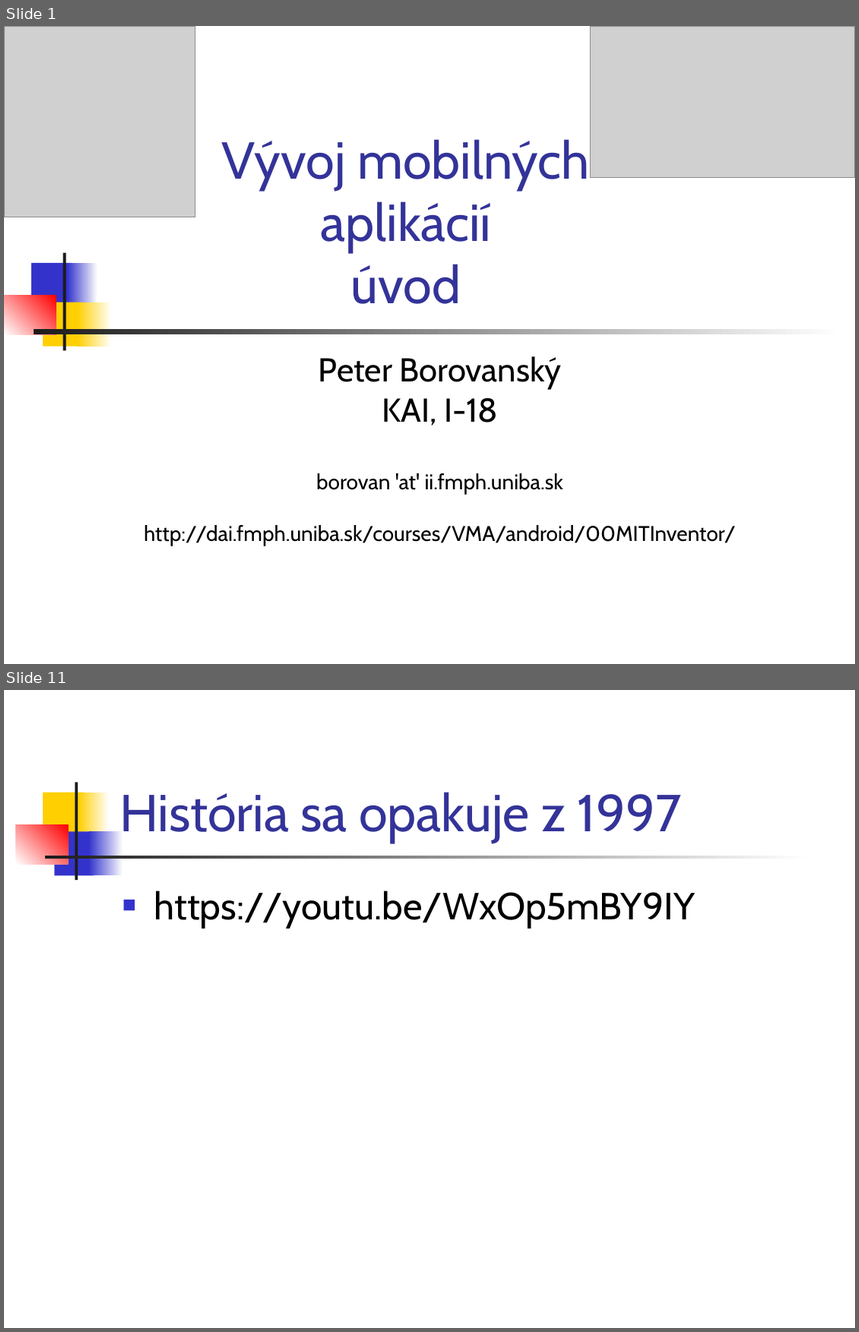
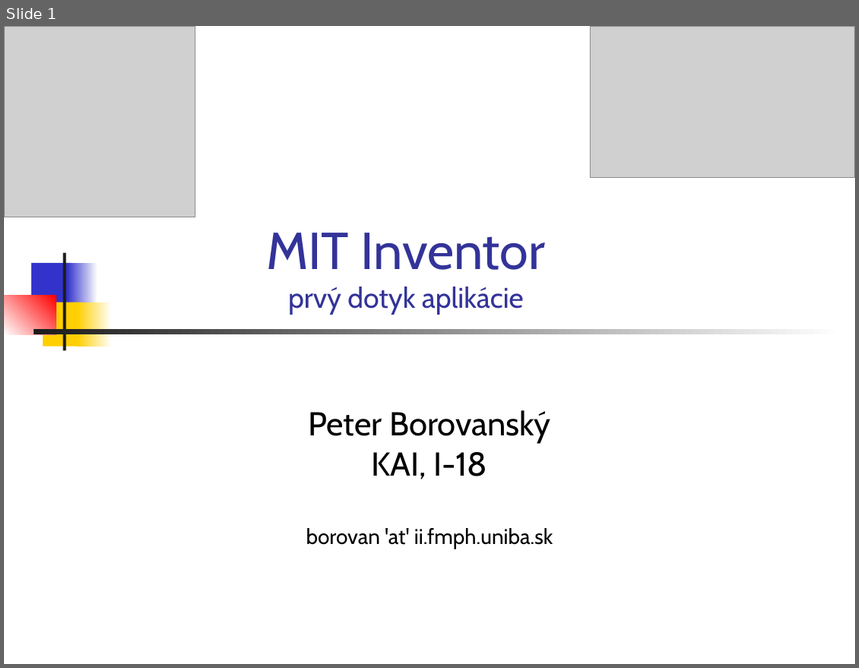
Before and after one commit to vmandro/Prednasky, a slide deck: 01/01_MIT.ppt. Shown one above the other, each under a label of ours: slides 1 and 11 before the commit, slide 1 after it; the slides between them are not shown. The pictures are 859x1332 and 859x668 pixels, drawn with LibreOffice and Linux fonts; fonts in the diff are those of the drawing; grey boxes stand for pictures. Boxes give left, top, right and bottom in pixels: in the first picture for what was removed or moved away, otherwise in the second. Text is boxed around its words. In the diff, an @@ line names an element or a change of style, - is before the commit and + after.

```diff
--- a/01/01_MIT.ppt
+++ b/01/01_MIT.ppt
@@ slide 11 removed at (4,690,855,1328), background #FFFFFF @@
@@ rectangle removed at (44,792,84,837) @@
@@ rectangle removed at (75,782,77,880) @@
@@ rectangle removed at (79,792,110,837) @@
@@ title removed at (120,792,682,843) @@
-História sa opakuje z 1997
@@ rectangle removed at (16,825,68,863) @@
@@ rectangle removed at (54,831,94,875) @@
@@ rectangle removed at (89,831,123,875) @@
@@ rectangle removed at (45,856,811,859) @@
@@ text removed at (154,891,696,927) @@
-■ https://youtu.be/WxOp5mBY9IY
@@ slide 1 changed as well @@
@@ title at (266,233,546,315): text changed; size 44 to 24 pt @@
-Vývoj mobilných aplikácií
-úvod
+MIT Inventor
+prvý dotyk aplikácie
@@ subtitle "Peter Borovanský": place and size @@
-subtitle "Peter Borovanský" at (144,357,736,547)
+subtitle "Peter Borovanský" at (306,411,553,549)
@@ subtitle at (144,525,736,547): paragraph removed @@
-http://dai.fmph.uniba.sk/courses/VMA/android/00MITInventor/
```
Also in this commit, not shown: 30 slides added, 14 other slides removed, 3 other files.
